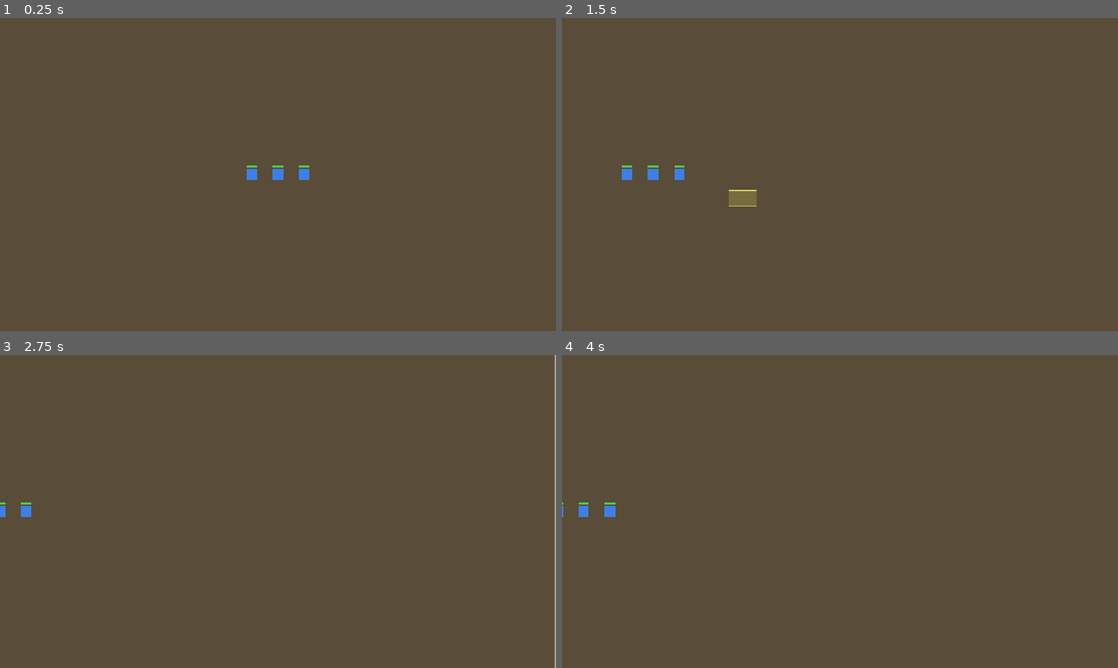
Above: before the commit, frames 1-4 (two rows, left to right).
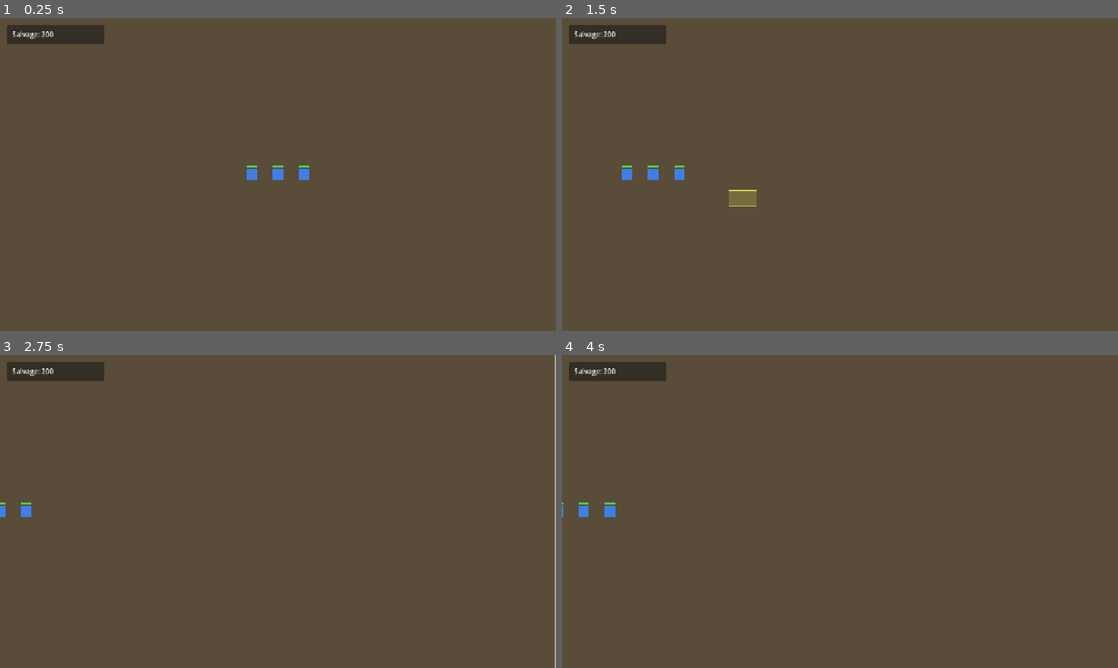
Above: after the commit, the same moments.

Repository: BeefSix/Carrion
Game: Godot game, scene res://scenes/Main.tscn
Same seed, same stepped clock (60 frames per second), same inputs: the game is played once before the commit and once after it.
Inputs (mouse positions are in pixels of both pictures, inside the frame that each line leads up to):
- Up to frame 1 (0.25 s): no input
- Up to frame 2 (1.5 s): tap Enter at 0.5 s; move the mouse to (962, 158) at 0.52 s; hold D 0.53-1.25 s; click (962, 158) at 0.67 s; drag from (728, 190) to (812, 237) at 1.27 s
- Up to frame 3 (2.75 s): move the mouse to (333, 442) at 2.02 s; hold D from 2.03 s (still down)
- Up to frame 4 (4 s): release D at 2.75 s; tap Space at 2.75 s; drag from (812, 574) to (673, 464) at 2.77 s; move the mouse to (1006, 558) at 3.52 s; hold A from 3.53 s (still down)

The runs differ from the first frame. In frame 1, 1.0% of the frame differs, in the area x 1-19%, y 2-9%; in frame 2, 1.0%; in frame 3, 1.0%; in frame 4, 1.0%.

Commit message:
W1S7: Salvage HUD with GameState autoload
GameState singleton (autoloaded via project.godot) owns the global Salvage counter and emits salvage_changed when it mutates. HUD CanvasLayer with a top-left PanelContainer subscribes to that signal so the label updates reactively without polling. Starting Salvage = 200 per the W5 spec. Future resources (during full plan, not prototype) plug into the same singleton.

Co-Authored-By: Claude Opus 4.7 <noreply@anthropic.com>

Diff:
--- /dev/null
+++ b/autoloads/GameState.gd
@@ -0,0 +1,23 @@
+extends Node
+
+signal salvage_changed(new_value: int)
+
+var salvage: int = 200:
+	set(value):
+		salvage = value
+		salvage_changed.emit(value)
+
+
+func can_spend(amount: int) -> bool:
+	return salvage >= amount
+
+
+func spend(amount: int) -> bool:
+	if salvage < amount:
+		return false
+	salvage -= amount
+	return true
+
+
+func add_salvage(amount: int) -> void:
+	salvage += amount
--- a/project.godot
+++ b/project.godot
@@ -12,9 +12,13 @@
 
 config/name="Carrion Prototype"
 config/description="Asymmetric three-faction zombie-apocalypse RTS. Prototype testing the Military vs Tribal asymmetric thesis. See PROTOTYPE_PLAN.md for the 6-week scope."
+run/main_scene="res://scenes/Main.tscn"
 config/features=PackedStringArray("4.6", "GL Compatibility")
 config/icon="res://icon.svg"
-run/main_scene="res://scenes/Main.tscn"
+
+[autoload]
+
+GameState="*res://autoloads/GameState.gd"
 
 [display]
 
--- /dev/null
+++ b/scenes/HUD.tscn
@@ -0,0 +1,21 @@
+[gd_scene load_steps=2 format=3]
+
+[ext_resource type="Script" path="res://scripts/HUD.gd" id="1_hud"]
+
+[node name="HUD" type="CanvasLayer"]
+script = ExtResource("1_hud")
+
+[node name="SalvagePanel" type="PanelContainer" parent="."]
+offset_left = 16.0
+offset_top = 16.0
+offset_right = 240.0
+offset_bottom = 60.0
+
+[node name="MarginContainer" type="MarginContainer" parent="SalvagePanel"]
+theme_override_constants/margin_left = 12
+theme_override_constants/margin_right = 12
+theme_override_constants/margin_top = 6
+theme_override_constants/margin_bottom = 6
+
+[node name="SalvageLabel" type="Label" parent="SalvagePanel/MarginContainer"]
+text = "Salvage: 200"
--- a/scenes/Main.tscn
+++ b/scenes/Main.tscn
@@ -1,8 +1,9 @@
-[gd_scene load_steps=5 format=3]
+[gd_scene load_steps=6 format=3]
 
 [ext_resource type="Script" path="res://scripts/RTSCamera.gd" id="1_camera"]
 [ext_resource type="PackedScene" path="res://scenes/units/Unit.tscn" id="2_unit"]
 [ext_resource type="Script" path="res://scripts/SelectionManager.gd" id="3_sel"]
+[ext_resource type="PackedScene" path="res://scenes/HUD.tscn" id="4_hud"]
 
 [sub_resource type="NavigationPolygon" id="NavigationPolygon_main"]
 vertices = PackedVector2Array(0, 0, 2560, 0, 2560, 2560, 0, 2560)
@@ -48,3 +49,5 @@
 
 [node name="SelectionManager" type="Node2D" parent="."]
 script = ExtResource("3_sel")
+
+[node name="HUD" parent="." instance=ExtResource("4_hud")]
--- /dev/null
+++ b/scripts/HUD.gd
@@ -0,0 +1,12 @@
+extends CanvasLayer
+
+@onready var _salvage_label: Label = $SalvagePanel/MarginContainer/SalvageLabel
+
+
+func _ready() -> void:
+	GameState.salvage_changed.connect(_on_salvage_changed)
+	_on_salvage_changed(GameState.salvage)
+
+
+func _on_salvage_changed(value: int) -> void:
+	_salvage_label.text = "Salvage: %d" % value
